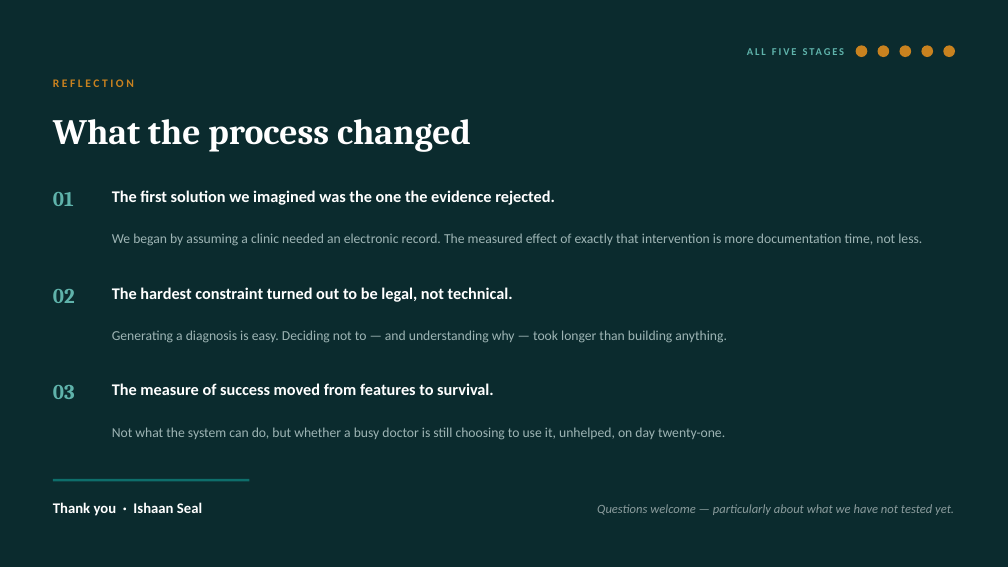
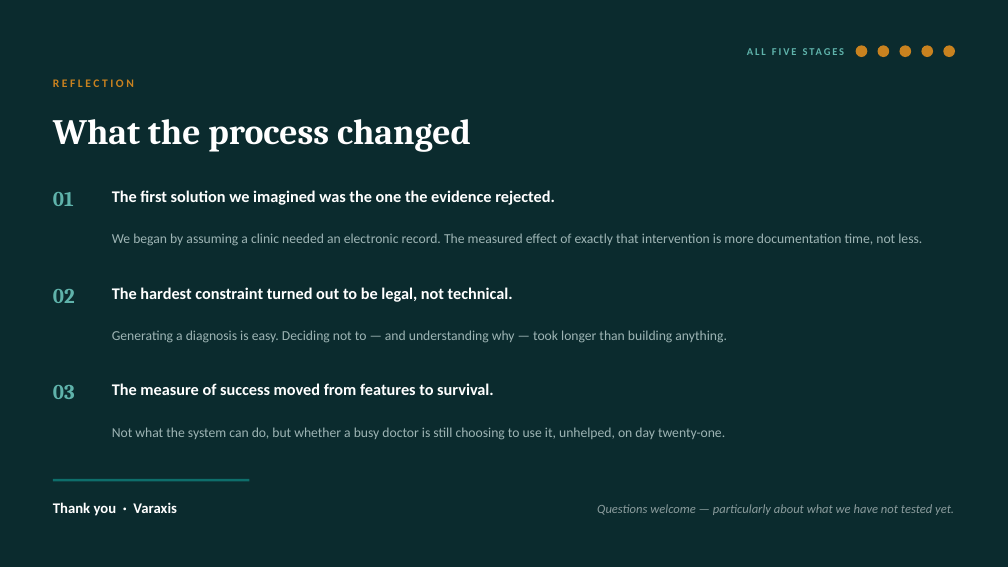
Before and after one commit to realishaanseal/clinicos, a slide deck: slide 19 of artifacts/ClinicOS_DesignThinking_Deck.pptx. Drawn at 1008x567 pixels with LibreOffice and Linux fonts; fonts in the diff are those of the drawing. Boxes give left, top, right and bottom in pixels: in the first picture for what was removed or moved away, otherwise in the second. Text is boxed around its words. In the diff, an @@ line names an element or a change of style, - is before the commit and + after.

```diff
--- a/artifacts/ClinicOS_DesignThinking_Deck.pptx
+++ b/artifacts/ClinicOS_DesignThinking_Deck.pptx
@@ text at box(53, 502, 176, 516): text changed @@
-Thank you · Ishaan Seal
+Thank you · Varaxis
```
Also in this commit, not shown: 5 other slides changed.
